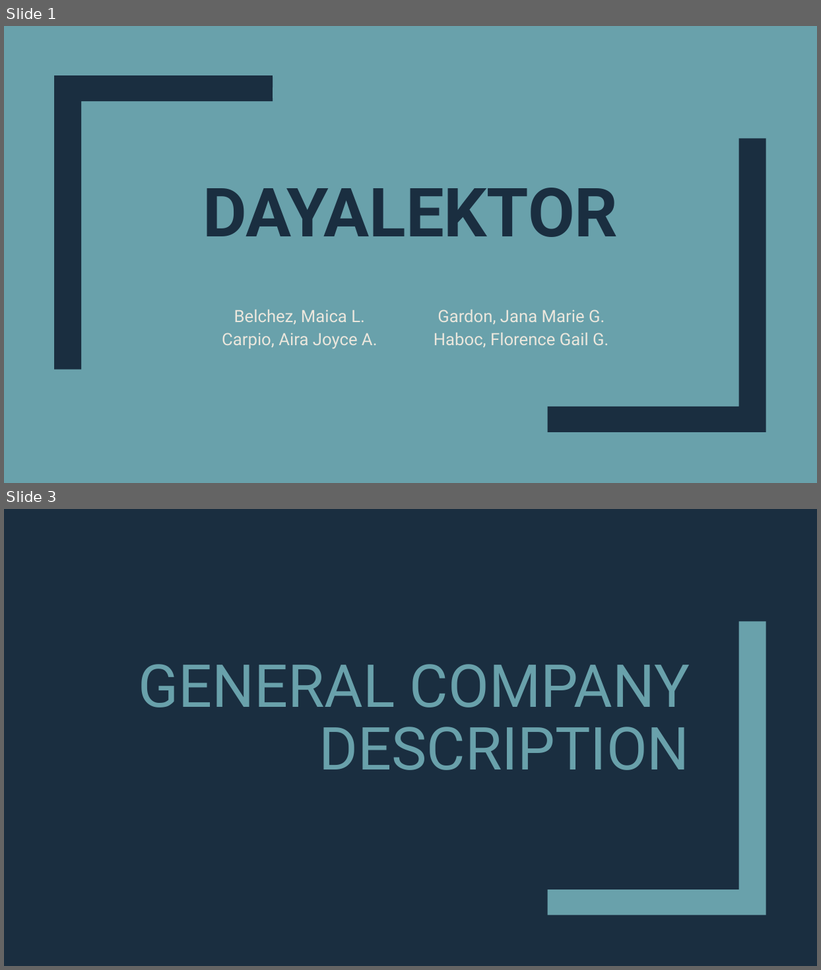
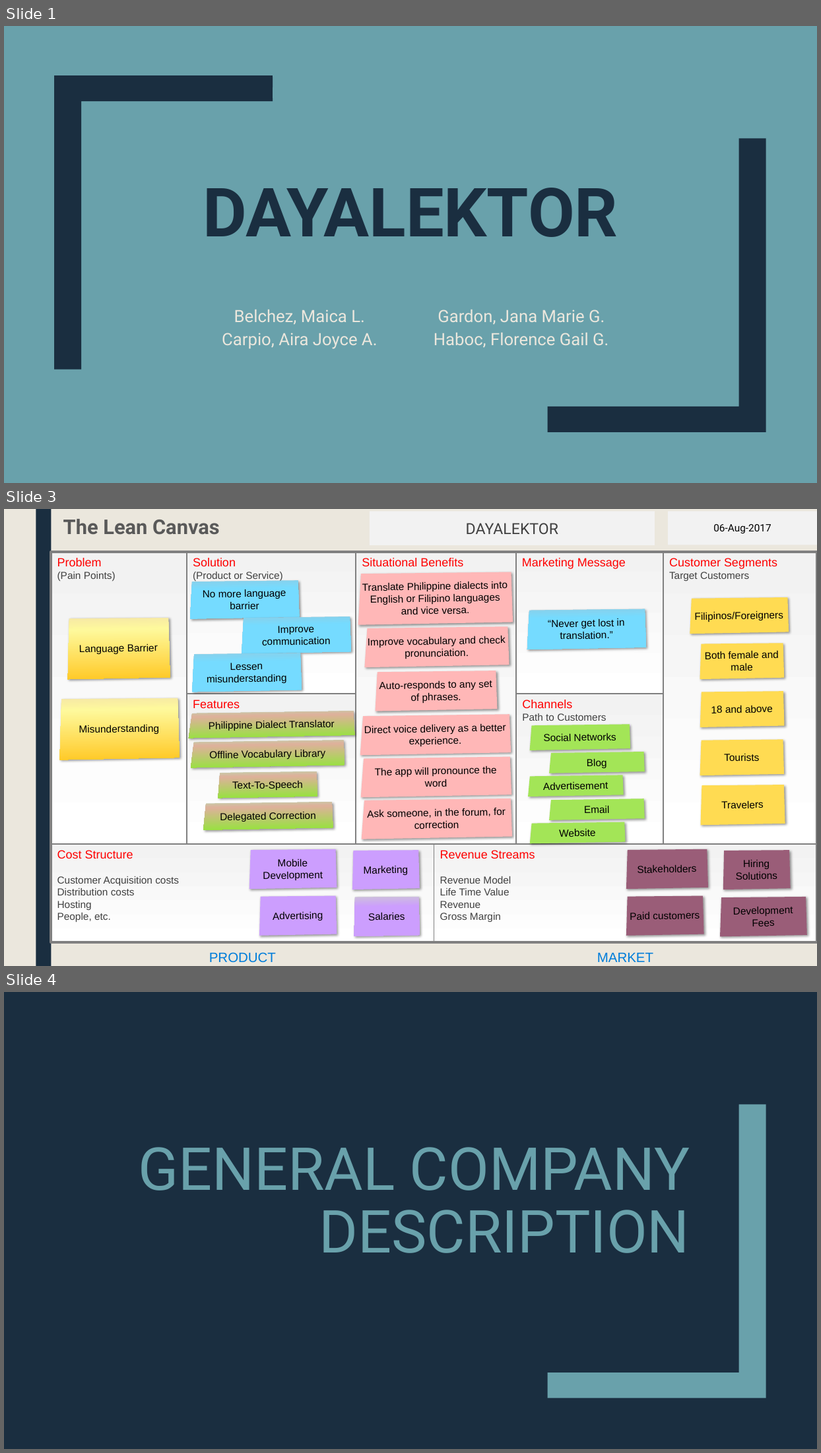
Before and after one commit to mlbelchez/Project---TENTREP, a slide deck: Presentation/PPT/Presentation 2.pptx. Shown one above the other, each under a label of ours: slides 1 and 3 before the commit, slides 1, 3 and 4 after it; the slides between them are not shown. The pictures are 821x970 and 821x1453 pixels, drawn with LibreOffice and Linux fonts; fonts in the diff are those of the drawing. Boxes give left, top, right and bottom in pixels: in the first picture for what was removed or moved away, otherwise in the second. Text is boxed around its words. In the diff, an @@ line names an element or a change of style, - is before the commit and + after.

```diff
--- a/Presentation/PPT/Presentation 2.pptx
+++ b/Presentation/PPT/Presentation 2.pptx
@@ slide 3 added at (4, 509, 817, 966), background #EBE7DD @@
@@ rectangle added at (36, 509, 51, 966), fill #1A2E40 @@
@@ freeform shape added at (689, 597, 789, 634), fill #FFDB52, 12 pt, text #000000 @@
+Filipinos/Foreigners
@@ freeform shape added at (700, 642, 785, 679), fill #FFDB52, 12 pt, text #000000 @@
+Both female and male
@@ freeform shape added at (700, 691, 785, 727), fill #FFDB52, 12 pt, text #000000 @@
+18 and above
@@ group added at (51, 512, 817, 963): 31 freeform shapes, 10 rounded rectangles, 3 texts, 2 rectangles @@
+The Lean Canvas
+DAYALEKTOR
+06-Aug-2017
+Cost Structure
+Customer Acquisition costs
+Distribution costs
+Hosting
+People, etc.
+Revenue Streams
+Revenue Model
+Life Time Value
+Revenue
+Gross Margin
+Problem
+(Pain Points)
+Solution
+(Product or Service)
+Features
+Situational Benefits
+Marketing Message
+Channels
+Path to Customers
+Customer Segments
+Target Customers
+Language Barrier
+Misunderstanding
+No more language barrier
+Travelers
+PRODUCT
+MARKET
+Improve communication
+Translate Philippine dialects into English or Filipino languages and vice versa.
+Improve vocabulary and check pronunciation.
+Direct voice delivery as a better experience.
+Auto-responds to any set of phrases.
+Philippine Dialect Translator
+“Never get lost in translation.”
+Offline Vocabulary Library
+Social Networks
+Blog
+Advertisement
+Tourists
+Mobile Development
+Marketing
+Advertising
+Salaries
+Stakeholders
+Hiring Solutions
+Paid customers
+Development Fees
+Text-To-Speech
+Delegated Correction
+The app will pronounce the word
+Ask someone, in the forum, for correction
+Email
+Lessen misunderstanding
+Website
@@ what was slide 3 is now slide 4 @@
```
Also in this commit, not shown: 2 slides changed, 2 other slides added, 1 slide removed.
